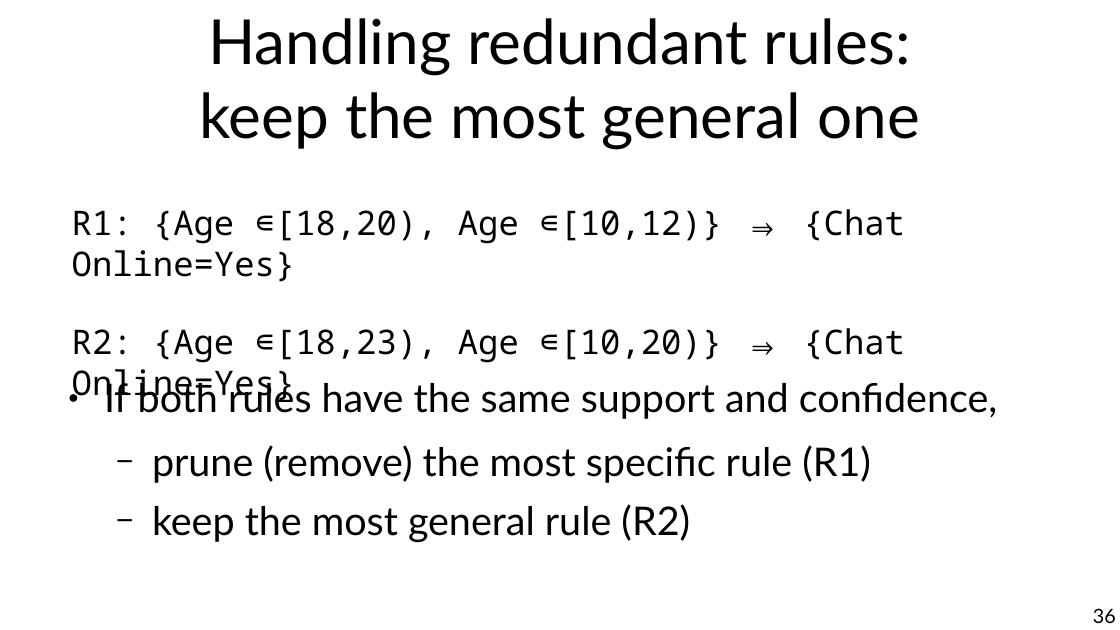
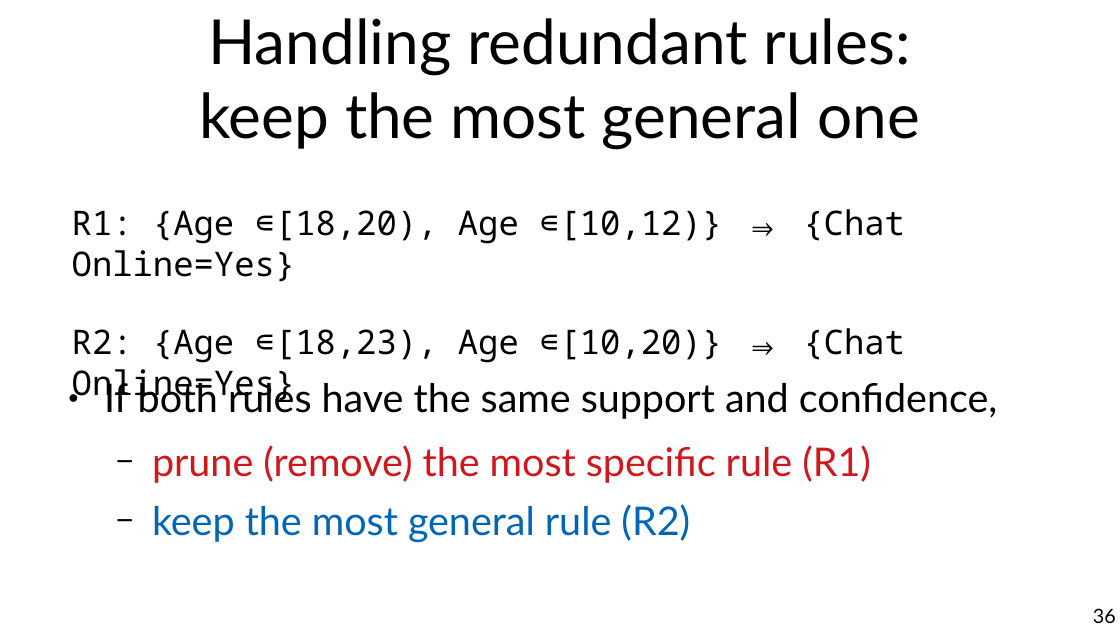
Before and after one commit to marco-calautti/data-mining-course, a slide deck: slide 36 of theory/tt07_extending_association_analysis.odp. Drawn at 1120x630 pixels with LibreOffice and Linux fonts; fonts in the diff are those of the drawing. Boxes give left, top, right and bottom in pixels: in the first picture for what was removed or moved away, otherwise in the second. Text is boxed around its words. In the diff, an @@ line names an element or a change of style, - is before the commit and + after.

```diff
--- a/theory/tt07_extending_association_analysis.odp
+++ b/theory/tt07_extending_association_analysis.odp
@@ text at bbox=[152, 445, 871, 542]: text colour #000000 to #CE181E in "prune (remove) the most specific rule (R1)"; text colour #000000 to #0066B3 in "keep the most general rule (R2)" @@
```
Also in this commit, not shown: 14 other slides changed, 1 slide added.
